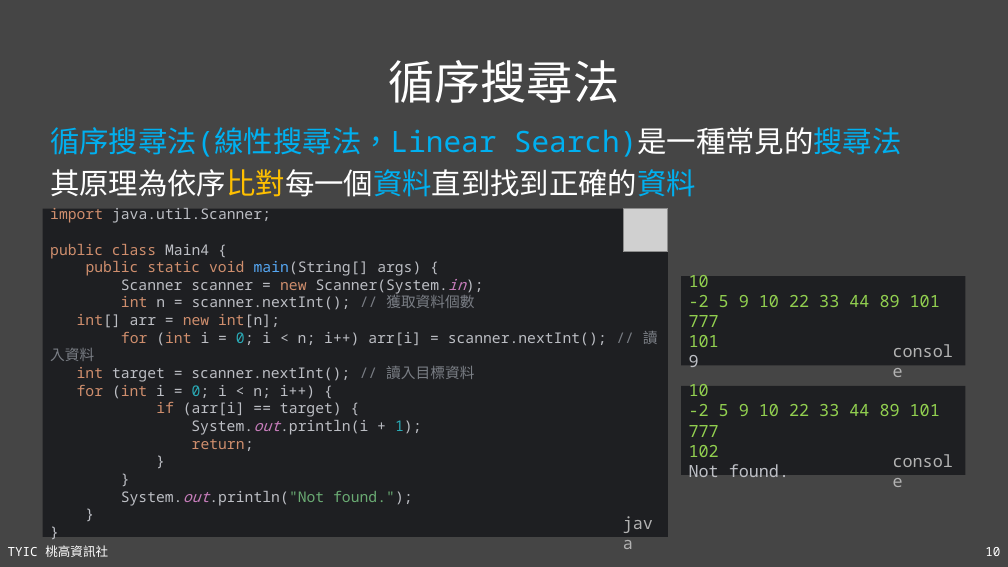
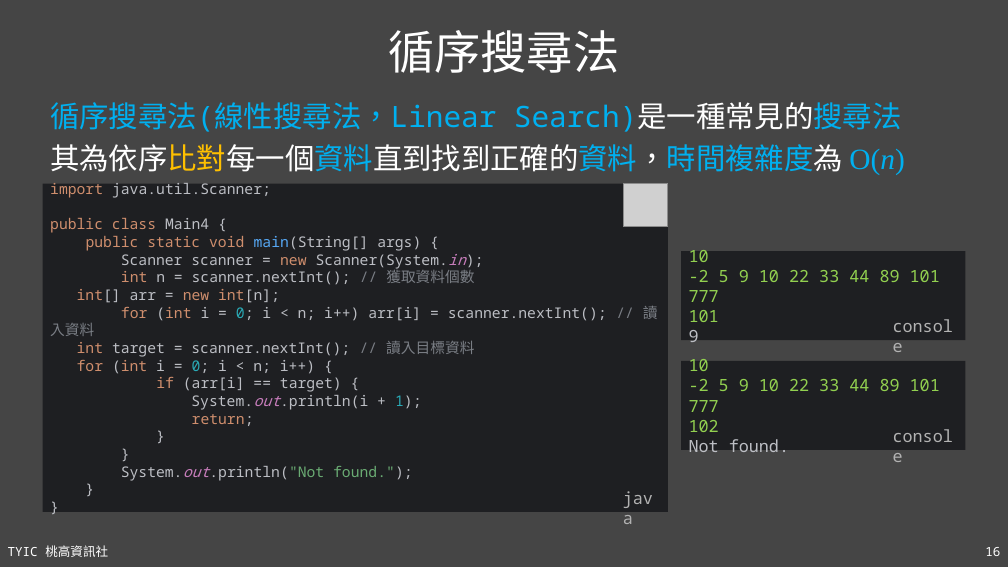
Before and after one commit to TYSHIC/slides, a slide deck: slide 16 of ppt/90_基礎資料結構與演算法.pptx (slide 10 before the commit). Drawn at 1008x567 pixels with LibreOffice and Linux fonts; fonts in the diff are those of the drawing; grey boxes stand for pictures. Boxes give left, top, right and bottom in pixels: in the first picture for what was removed or moved away, otherwise in the second. Text is boxed around its words. In the diff, an @@ line names an element or a change of style, - is before the commit and + after.

```diff
--- a/ppt/90_基礎資料結構與演算法.pptx
+++ b/ppt/90_基礎資料結構與演算法.pptx
@@ title "循序搜尋法": place and size @@
-title "循序搜尋法" at bbox=[388, 60, 619, 103]
+title "循序搜尋法" at bbox=[388, 30, 619, 73]
@@ 4 texts, 3 rectangles, 1 picture: place and size @@
-4 texts, 3 rectangles, 1 picture at bbox=[42, 127, 966, 537]
+4 texts, 3 rectangles, 1 picture at bbox=[42, 102, 966, 512]
@@ text at bbox=[50, 144, 904, 175]: text changed @@
-其原理為依序比對每一個資料直到找到正確的資料
+其為依序比對每一個資料直到找到正確的資料，時間複雜度為 O(n)
@@ page number at bbox=[985, 547, 1000, 556]: text changed @@
-10
+16
```
Also in this commit, not shown: 4 other slides changed, 9 slides added, 1 other file.
